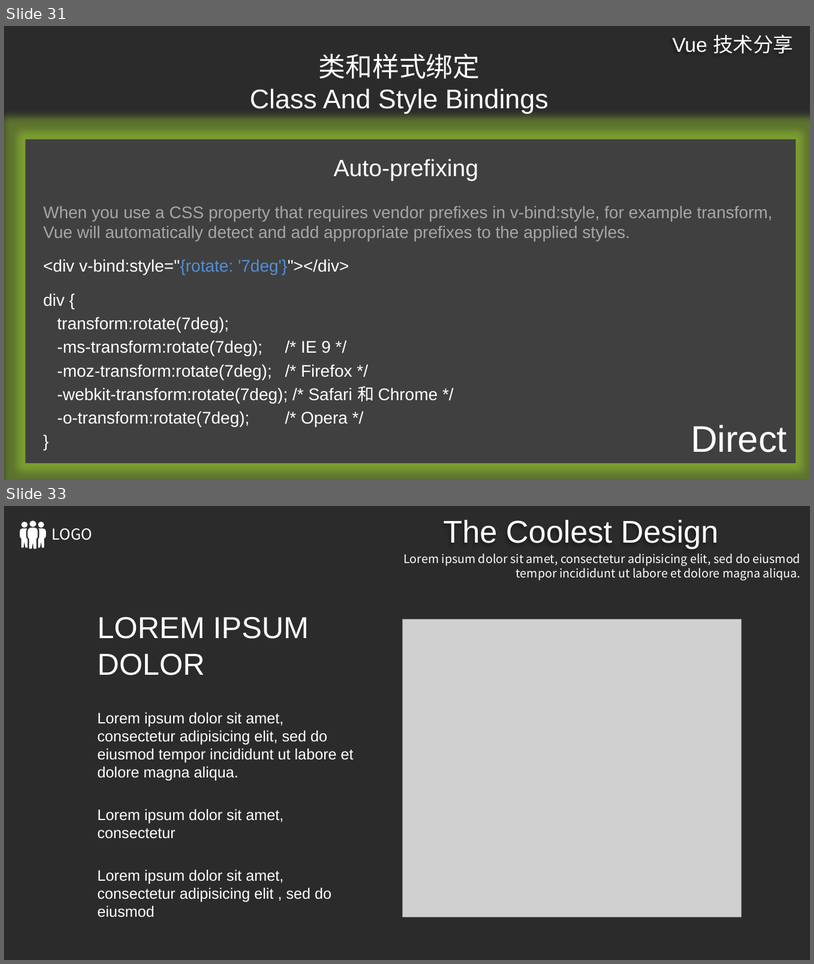
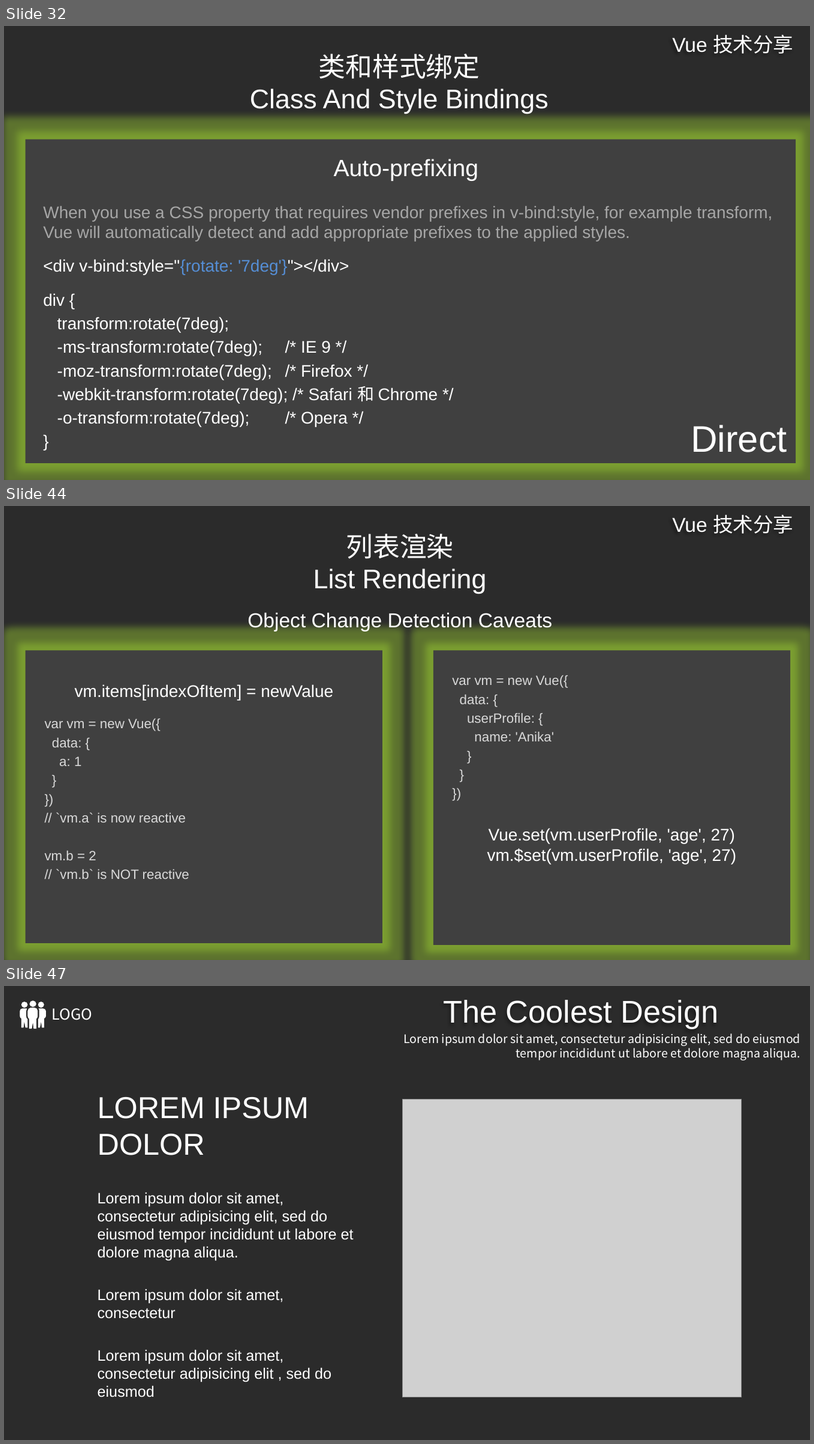
Before and after one commit to ldjdd/traing-library, a slide deck: vue/演示文稿.pptx. Shown one above the other, each under a label of ours: slides 31 and 33 before the commit, slides 32, 44 and 47 after it; the slides between them are not shown. The pictures are 814x964 and 814x1444 pixels, drawn with LibreOffice and Linux fonts; fonts in the diff are those of the drawing; grey boxes stand for pictures; background and template pictures are left out; a plain dark background stands for a picture behind light text. Boxes give left, top, right and bottom in pixels: in the first picture for what was removed or moved away, otherwise in the second. Text is boxed around its words. In the diff, an @@ line names an element or a change of style, - is before the commit and + after.

```diff
--- a/vue/演示文稿.pptx
+++ b/vue/演示文稿.pptx
@@ slide 44 added at box(4, 506, 810, 960), background picture (left out); not listed: 1 template element that a slide beside it also shows @@
@@ title added at box(314, 534, 487, 594), 32 pt, text #FFFFFF @@
+列表渲染
+List Rendering
@@ text added at box(248, 612, 552, 631), 24 pt, text #FFFFFF @@
+Object Change Detection Caveats
@@ rectangle added at box(25, 650, 382, 943), fill #404040 @@
@@ rectangle added at box(434, 650, 791, 945), fill #404040 @@
@@ text added at box(75, 684, 333, 700), 20 pt, text #FFFFFF @@
+vm.items[indexOfItem] = newValue
@@ text added at box(452, 675, 569, 741), 16 pt, text #D9D9D9 @@
+var vm = new Vue({
+data: {
+userProfile: {
+name: 'Anika'
+}
+}
+})
@@ text added at box(45, 718, 189, 879), 16 pt, text #D9D9D9 @@
+var vm = new Vue({
+data: {
+a: 1
+}
+})
+// `vm.a` is now reactive
+vm.b = 2
+// `vm.b` is NOT reactive
@@ text added at box(488, 828, 737, 864), 20 pt, text #FFFFFF @@
+Vue.set(vm.userProfile, 'age', 27)
+vm.$set(vm.userProfile, 'age', 27)
@@ what was slide 31 is now slide 32 @@
@@ what was slide 33 is now slide 47 @@
```
Also in this commit, not shown: 1 slide changed, 14 other slides added, 1 slide removed.
